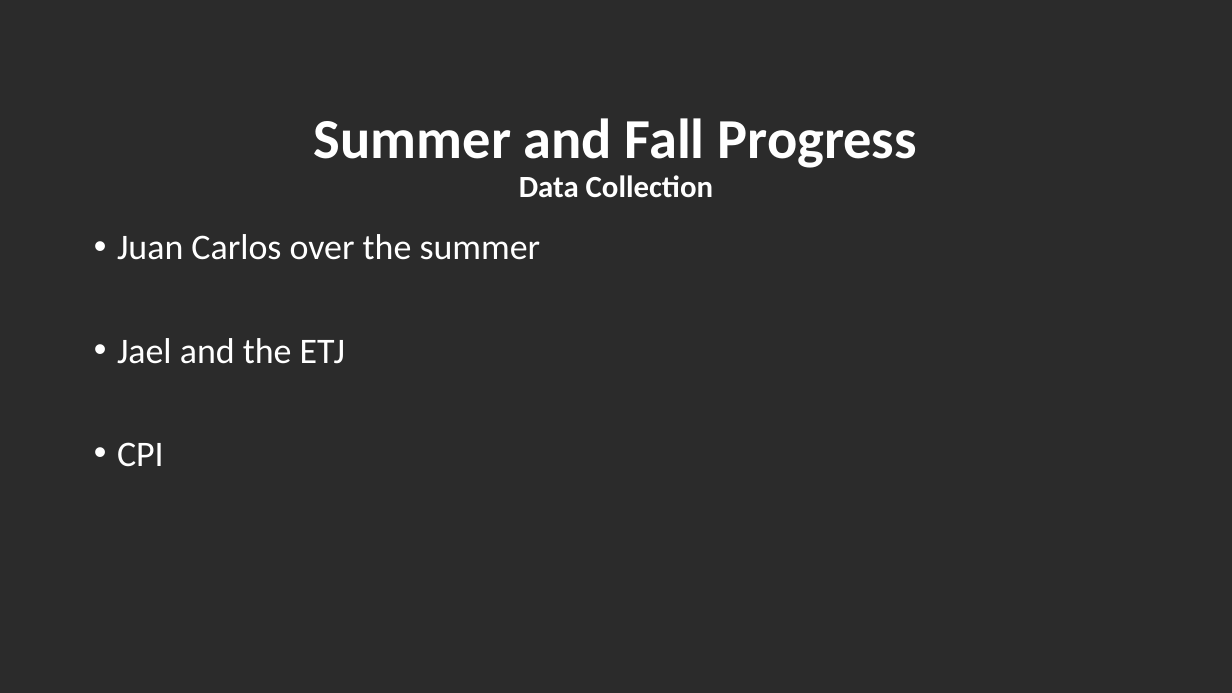
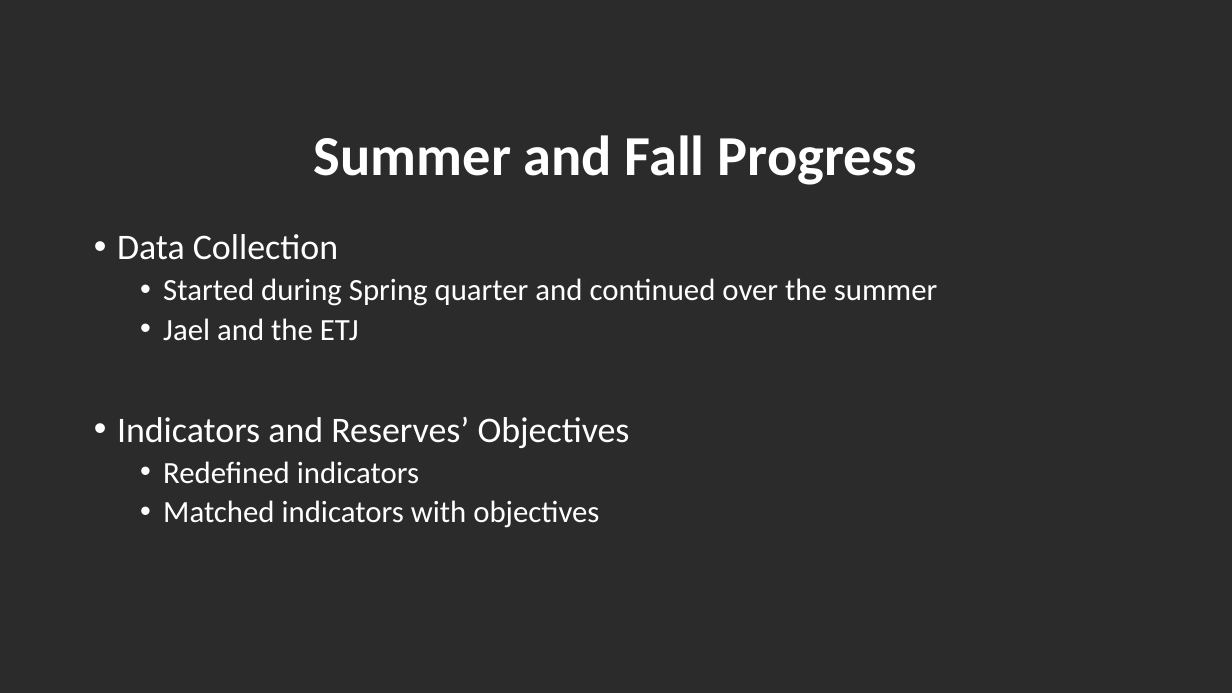
Before and after one commit to turfeffect/Docs, a slide deck: slide 5 of Presentations/Fall Review Meeting/A FRAMEWORK TO EVALUATE MARINE RESERVES IN MEXICO.pptx (slide 4 before the commit). Drawn at 1232x693 pixels with LibreOffice and Linux fonts; fonts in the diff are those of the drawing; background and template pictures are left out; a plain dark background stands for a picture behind light text. Boxes give left, top, right and bottom in pixels: in the first picture for what was removed or moved away, otherwise in the second. Text is boxed around its words. In the diff, an @@ line names an element or a change of style, - is before the commit and + after.

Commit message:
Updated version

```diff
--- a/Presentations/Fall Review Meeting/A FRAMEWORK TO EVALUATE MARINE RESERVES IN MEXICO.pptx
+++ b/Presentations/Fall Review Meeting/A FRAMEWORK TO EVALUATE MARINE RESERVES IN MEXICO.pptx
@@ title at (314, 135, 917, 185): text changed @@
-Summer and Fall Progress
-Data Collection
+Summer and Fall Progress
@@ text at (117, 234, 937, 306): text changed; size 28 to 24 pt @@
-• Juan Carlos over the summer
+• Data Collection
+  • Started during Spring quarter and continued over the summer
@@ text at (163, 318, 359, 341): size 28 to 24 pt in "Jael and the ETJ"; list level 1 to 2 in "Jael and the ETJ" @@
@@ text at (117, 417, 630, 528): text changed; size 28 to 24 pt @@
-• CPI
+• Indicators and Reserves’ Objectives
+  • Redefined indicators
+  • Matched indicators with objectives
```
Also in this commit, not shown: 4 other slides changed, 4 slides added, 3 slides removed.
